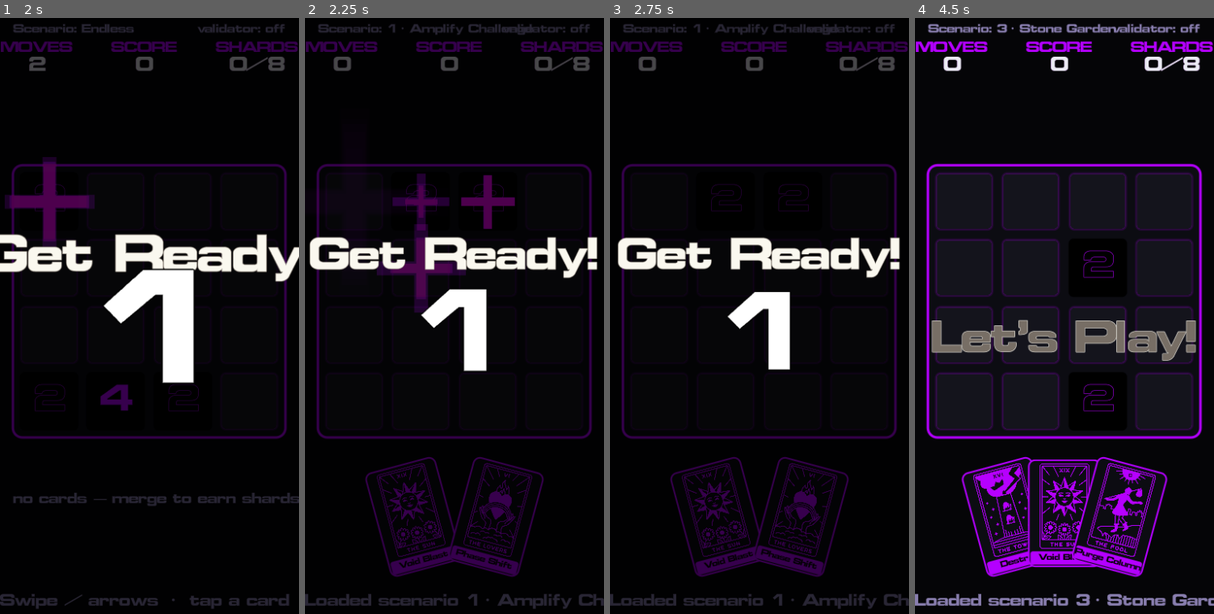
Above: before the commit, frames 1-4 (left to right).
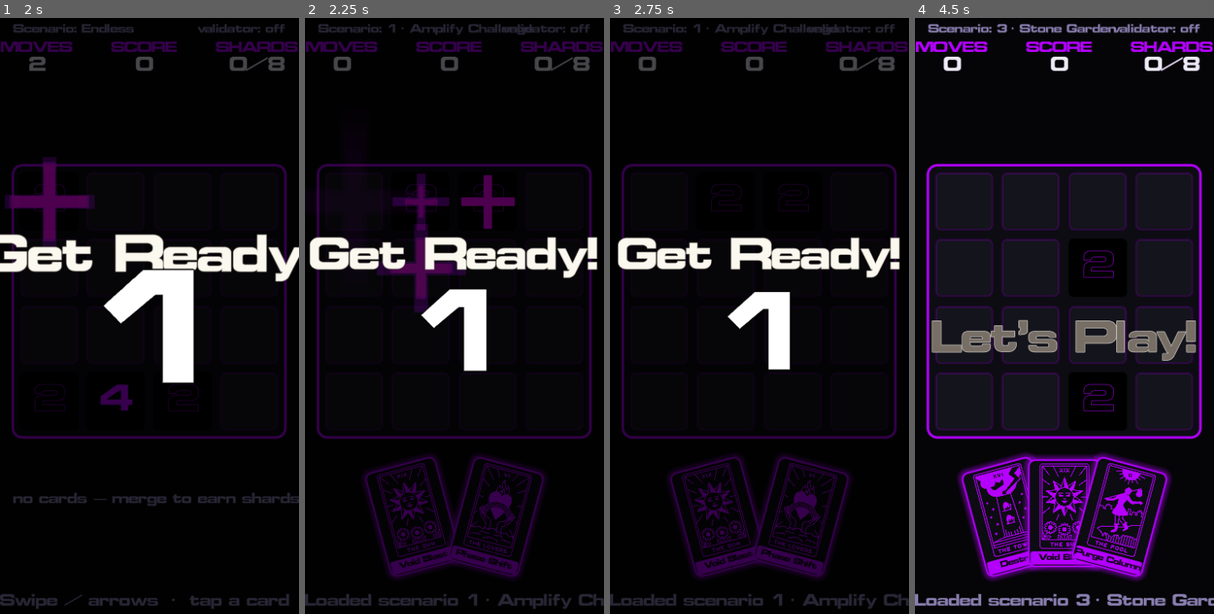
Above: after the commit, the same moments.

Repository: thegoldenmule/moveborne-godot
Game: Godot game, scene res://scenes/main.tscn
Same seed, same stepped clock (60 frames per second), same inputs: the game is played once before the commit and once after it.
Inputs (mouse positions are in pixels of both pictures, inside the frame that each line leads up to):
- Up to frame 1 (2 s): tap A at 0.5, 1.25 s; drag from (149, 304) to (179, 196) at 0.52 s; drag from (89, 375) to (134, 470) at 1.27 s
- Up to frame 2 (2.25 s): tap A at 2 s; move the mouse to (484, 196) at 2.02 s; hold Right from 2.03 s (still down); tap 1 at 2.1 s
- Up to frame 3 (2.75 s): keep holding Right
- Up to frame 4 (4.5 s): release Right at 2.75 s; drag from (1049, 470) to (974, 244) at 2.77 s; click (1022, 518) at 3.52 s; tap A at 4.25 s; move the mouse to (1154, 435) at 4.27 s; hold Left from 4.28 s (still down); tap 3 at 4.35 s

Frame 1 is identical in both runs. In frame 2, 0.4% of the frame differs, in the area x 19-81%, y 73-95%; in frame 3, 0.4%; in frame 4, 2.1%, in the area x 14-86%, y 72-95%.

Commit message:
VFX: card glow + quality-toggle refresh (P6, cards)
- _make_card: a soft purple glow halo around each card via StyleBoxFlat.shadow
  (shadow_color/shadow_size), gated to MED/HIGH. No shader — reliable in GL
  Compatibility. Removed clip_contents (it was clipping the shadow, hiding the glow;
  the art/nameplate are already inset within bounds).
- _cycle_quality now re-runs _on_changed() so the board (twist/tile glow) AND hand
  (card glow) refresh when toggling quality with Q.

Verified live by the user.

Co-Authored-By: Claude Opus 4.8 (1M context) <noreply@anthropic.com>

Diff:
--- a/llm-workflow/scenes/main.gd
+++ b/llm-workflow/scenes/main.gd
@@ -345,13 +345,15 @@
 	var btn := Button.new()
 	btn.custom_minimum_size = csize
 	btn.size = csize
-	btn.clip_contents = true
 	btn.focus_mode = Control.FOCUS_NONE
 	var sb := StyleBoxFlat.new()
 	sb.bg_color = Color("0c0c12")           # dark card body
 	sb.set_corner_radius_all(8)
 	sb.border_color = Style.PRIMARY
 	sb.set_border_width_all(2)
+	if Quality.glow_enabled():              # purple glow halo around the card (MED/HIGH)
+		sb.shadow_color = Color(Style.PRIMARY, 0.45)
+		sb.shadow_size = 7
 	for st in ["normal", "hover", "pressed", "focus"]:
 		btn.add_theme_stylebox_override(st, sb)
 
@@ -580,7 +582,7 @@
 
 func _cycle_quality() -> void:
 	Quality.cycle()
-	_board.render(_match.state)  # refresh overlay materials (twist on/off) now
+	_on_changed()  # refresh board (twist/tile glow) + hand (card glow) for the new tier
 	_toast.text = "VFX quality: %s  (Q to cycle)" % Quality.level_name()
 
 
